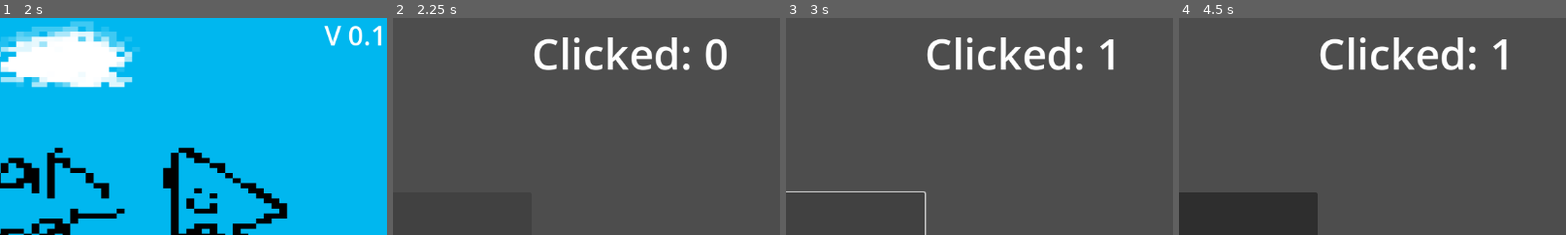
Above: before the commit, frames 1-4 (left to right).
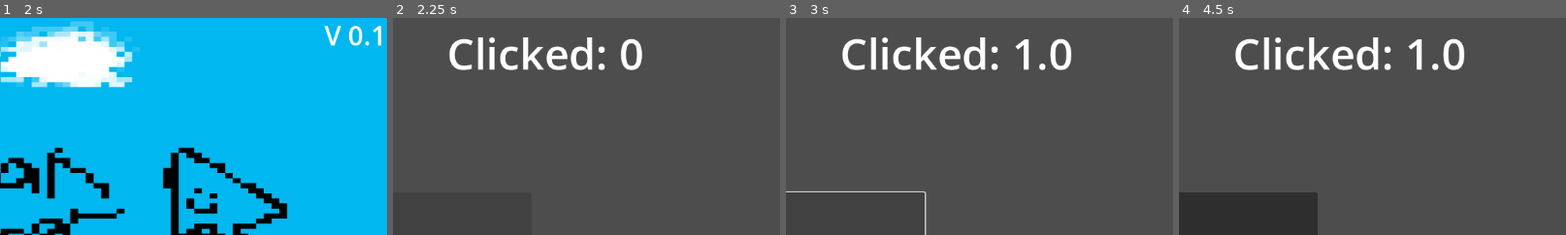
Above: after the commit, the same moments.

Repository: NotTacos2/interface-clicker
Game: Godot game, scene res://mainmenu.tscn
Same seed, same stepped clock (60 frames per second), same inputs: the game is played once before the commit and once after it.
Inputs:
- Up to frame 1 (2 s): click "Settings" at 0.5 s; click "Reset Save" at 1.25 s
- Up to frame 2 (2.25 s): click "Play" at 2 s
- Up to frame 3 (3 s): click "Click me!" at 2.75 s
- Up to frame 4 (4.5 s): click "Shop" at 3.5 s; click "Go Back" at 4.25 s
The pictures show only the part of the screen within x 50-100%, y 0-50%; the shares and areas given below are measured in that part.

Frame 1 is identical in both runs. In frame 2, 4.7% of the frame differs, in the area x 14-87%, y 8-25%; in frame 3, 4.4%; in frame 4, 4.4%.

Commit message:
today's devlog

Diff:
--- a/cities.gd
+++ b/cities.gd
@@ -14,6 +14,7 @@
 	$city.visible = false
 	$Label2.visible = false
 	$Button.visible = false
+	$Button3.visible = false
 	$Stock.visible = false
 	var save = config.load("user://clicker.cfg")
 	if save == OK:
@@ -23,7 +24,7 @@
 		loss = config.get_value("player", "profitloss")
 		stock = config.get_value("player", "stock")
 	$Label2.text = "Buildings profit: " + str(profit);
-	if city == 1:
+	if city == 1 || stock == 1:
 		$Label.visible = false
 		$city.visible = true
 		$Label2.visible = true
@@ -32,6 +33,7 @@
 		$Timer.timeout.connect(_giveprofit)
 	if stock == 1:
 		$Stock.visible = true
+		$Button3.visible = true
 
 func _goback():
 	get_tree().change_scene_to_file("res://control.tscn")
@@ -39,20 +41,20 @@
 func _giveprofit():
 	var random_float = randf()
 	if random_float < 0.99:
-		profit += 1
-		gain += 1
+		profit += 1 + (1 * stock)
+		gain += 1 + (1 * stock)
 		if stock == 1:
-			profit += 1
-			gain += 1
+			profit += 1 + (1 * stock)
+			gain += 1 + (1 * stock)
 	elif random_float < 0.95:
-		profit -= 2
-		loss += 2
+		profit -= 2 + (1 * stock)
+		loss += 2 + (1 * stock)
 	elif random_float < 0.99:
-		profit += 20
-		gain += 20
+		profit += 20 + (1 * stock)
+		gain += 20 + (1 * stock)
 	else:
-		profit -= 50
-		loss += 50
+		profit -= 50 + (1 * stock)
+		loss += 50 + (1 * stock)
 	config.set_value("player", "profit", profit)
 	config.set_value("player", "profittotal", gain)
 	config.set_value("player", "profitloss", loss)
--- a/cities.tscn
+++ b/cities.tscn
@@ -80,3 +80,12 @@
 position = Vector2(701, 409.625)
 scale = Vector2(0.3440246, 0.32248974)
 texture = ExtResource("5_63qm5")
+
+[node name="Button3" type="Button" parent="."]
+layout_mode = 0
+offset_left = 609.0
+offset_top = 209.0
+offset_right = 794.0
+offset_bottom = 253.0
+theme_override_font_sizes/font_size = 23
+text = "Manage Stocks"
--- a/citymanage.gd
+++ b/citymanage.gd
@@ -5,6 +5,7 @@
 var amount = 0
 var spent = 0
 var stock = 0
+var sold = 0
 
 # Called when the node enters the scene tree for the first time.
 func _ready() -> void:
@@ -14,6 +15,7 @@
 		amount = config.get_value("player", "score")
 		spent = config.get_value("player", "totalspent")
 		stock = config.get_value("player", "stock")
+		sold = config.get_value("player", "sold")
 
 	$Label2.text = "Clicked: " + str(amount)
 	$Button.pressed.connect(_goback)
@@ -35,7 +37,9 @@
 	if city == 1:
 		amount += 60
 		city -= 1
+		sold += 1
 		config.set_value("player", "score", amount)
+		config.set_value("player", "sold", sold)
 		config.set_value("player", "city", city)
 		config.save("user://clicker.cfg")
 	get_tree().change_scene_to_file("res://shop.tscn")
@@ -54,7 +58,9 @@
 
 func _sellstock():
 	amount += 100
+	sold += 1
 	config.set_value("player", "score", amount)
 	config.set_value("player", "stock", 0)
+	config.set_value("player", "sold", sold)
 	config.save("user://clicker.cfg")
 	$Label2.text = "Clicked: " + str(amount)
--- a/control.gd
+++ b/control.gd
@@ -5,8 +5,9 @@
 var item = 0
 var robot = 0
 var clicked = 0
-var cps = 0
 var rebirth = 0
+var city = 0
+var stock = 0
 var onetime = false
 
 # Called when the node enters the scene tree for the first time.
@@ -28,15 +29,17 @@
 		clicked = config.get_value("player", "clicked")
 		onetime = config.get_value("player", "onetime")
 		rebirth = config.get_value("player", "rebirth")
+		city = config.get_value("player", "city")
+		stock = config.get_value("player", "stock")
 
-	if robot == 1:
+	if robot >= 1:
 		$Timer.timeout.connect(_addpointforrobot)
 
-	if item == 1 && rebirth == 0:
+	if item >= 2 && rebirth == 0:
 		$Button6.visible = true
 		$Button6.pressed.connect(_rebirth)
 
-	if item == 1 && rebirth == 1:
+	if item >= 2 && rebirth == 1:
 		$Button6.visible = true
 		$Button6.pressed.connect(_rebirth)
 
@@ -62,24 +65,19 @@
 
 
 func _buttonpressed():
-	amount += 1
-	totalamount += 1
+	amount += 1 + (0.5 * rebirth)
+	totalamount += 1 + (0.5 * rebirth)
 	clicked += 1
-	cps += 1
 	if item == 1:
-		amount += 1
+		amount += 1 + (0.5 * rebirth)
 		totalamount += 1
 	if item == 2:
-		amount += 2
+		amount += 2 + (0.5 * rebirth)
 		totalamount += 2
-	if $Timer2.timeout:
-		cps += 0
-		print("work")
 	$Label2.text = "Clicked: " + str(amount);
 	config.set_value("player", "score", amount)
 	config.set_value("player", "totalscore", totalamount)
 	config.set_value("player", "clicked", clicked)
-	config.set_value("player", "cps", cps)
 	if clicked >= 1000:
 		if onetime == false: # IDK HOW ELSE TO FIX IT
 			config.set_value("player", "1000achievement", true)
@@ -121,13 +119,13 @@
 	var save = config.load("user://clicker.cfg")
 	if save == OK:
 		item = config.get_value("player", "golditem")
-	amount += 1
-	totalamount += 1
+	amount += 1 + (robot * 0.5) + (0.5 * rebirth)
+	totalamount += 1 + (robot * 0.5) + (0.5 * rebirth)
 	if item == 1:
-		amount += 1
+		amount += 1 + (robot * 0.5) + (0.5 * rebirth)
 		totalamount += 1
 	if item == 2:
-		amount += 2
+		amount += 2 + (robot * 0.5) + (0.5 * rebirth)
 		totalamount += 2
 	config.set_value("player", "score", amount)
 	config.set_value("player", "totalscore", totalamount)
--- a/control.tscn
+++ b/control.tscn
@@ -13,7 +13,7 @@
 
 [node name="Label2" type="Label" parent="."]
 layout_mode = 0
-offset_left = 783.0
+offset_left = 657.0
 offset_top = 8.0
 offset_right = 1391.0
 offset_bottom = 104.0
@@ -69,14 +69,15 @@
 
 [node name="Label" type="Label" parent="."]
 layout_mode = 0
-offset_left = 765.0
+offset_left = 628.0
 offset_top = 93.0
-offset_right = 1146.0
+offset_right = 1009.0
 offset_bottom = 140.0
 theme_override_font_sizes/font_size = 20
 text = "You have unlocked a new achievement."
 
 [node name="Timer2" type="Timer" parent="."]
+wait_time = 0.5
 autostart = true
 
 [node name="Button6" type="Button" parent="."]
--- a/mainmenu.gd
+++ b/mainmenu.gd
@@ -1,11 +1,38 @@
 extends Control
 
+var newplayer = true
+var config = ConfigFile.new()
 
 # Called when the node enters the scene tree for the first time.
 func _ready() -> void:
 	$Button.pressed.connect(_entergame)
 	$Button2.pressed.connect(_entersettings)
 	$Button3.pressed.connect(_exitgame)
+
+	var save = config.load("user://clicker.cfg")
+	if save == OK:
+		if !config.has_section("player") || !config.has_section_key("player", "newplayer"):
+			config.set_value("player", "newplayer", true)
+		newplayer = config.get_value("player", "newplayer")
+
+	if newplayer == true: #just in case if these saves are null
+		config.set_value("player", "score", 0)
+		config.set_value("player", "newplayer", false)
+		config.set_value("player", "golditem", 0)
+		config.set_value("player", "robot", 0)
+		config.set_value("player", "city", 0)
+		config.set_value("player", "profit", 0)
+		config.set_value("player", "totalscore", 0)
+		config.set_value("player", "totalspent", 0)
+		config.set_value("player", "rebirth", 0)
+		config.set_value("player", "sold", 0)
+		config.set_value("player", "stock", 0)
+		config.set_value("player", "clicked", 0)
+		config.set_value("player", "profittotal", 0)
+		config.set_value("player", "profitloss", 0)
+		config.set_value("player", "1000achievement", false)
+		config.set_value("player", "onetime", false)
+		config.save("user://clicker.cfg")
 
 func _exitgame():
 	get_tree().quit()
--- a/settings.gd
+++ b/settings.gd
@@ -19,7 +19,7 @@
 	config.set_value("player", "totalscore", 0)
 	config.set_value("player", "totalspent", 0)
 	config.set_value("player", "rebirth", 0)
-	config.set_value("player", "cps", 0)
+	config.set_value("player", "sold", 0)
 	config.set_value("player", "stock", 0)
 	config.set_value("player", "clicked", 0)
 	config.set_value("player", "profittotal", 0)
--- a/shop.gd
+++ b/shop.gd
@@ -22,7 +22,7 @@
 		$Button2.text = "Golden Clicker V2
 		                 (40 Clicks)"
 	if robot >= 1:
-		$Button3.text = "Upgrade Robot
+		$Button3.text = "Another Robot
 		                 (60 Clicks)"
 	if city == 1 || stock == 1:
 		$Button4.text = "Manage Buildings"
--- a/stats.gd
+++ b/stats.gd
@@ -7,7 +7,9 @@
 var loss = 0
 var city = 0
 var spent = 0
-var cps = 0
+var sold = 0
+var stock = 0
+var rebirth = 0
 
 # Called when the node enters the scene tree for the first time.
 func _ready() -> void:
@@ -21,20 +23,24 @@
 		loss = config.get_value("player", "profitloss")
 		spent = config.get_value("player", "totalspent")
 		city = config.get_value("player", "city")
-		cps = config.get_value("player", "cps")
+		sold = config.get_value("player", "sold")
+		stock = config.get_value("player", "stock")
+		rebirth = config.get_value("player", "rebirth")
 
 	$Label.text = "Total Clicked: " + str(total)
 	$Label2.text = "You Clicked: " + str(clicked)
 	$Label5.text = "Total Money Spent: " + str(spent)
-	$Label6.text = "CPS (Clicks Per Second): " + str(cps)
-	$Label6.visible = false
+	$Label7.text = "Rebirths: " + str(rebirth)
 	$Label3.visible = false
 	$Label4.visible = false
-	if city == 1:
+	$Label6.visible = false
+	if city == 1 || stock == 1:
 		$Label3.visible = true
 		$Label4.visible = true
+		$Label6.visible = true
 		$Label3.text = "Buildings Profit Earned: " + str(gain)
 		$Label4.text = "Buildings Profit Lost: " + str(loss)
+		$Label6.text = "Buildings sold: " + str(sold)
 
 func _goachievements():
 	get_tree().change_scene_to_file("res://achievements.tscn")
--- a/stats.tscn
+++ b/stats.tscn
@@ -76,9 +76,18 @@
 
 [node name="Label6" type="Label" parent="."]
 layout_mode = 0
-offset_left = 192.0
-offset_top = 341.0
-offset_right = 1048.0
-offset_bottom = 402.0
+offset_left = 184.0
+offset_top = 527.0
+offset_right = 1040.0
+offset_bottom = 588.0
 theme_override_font_sizes/font_size = 36
-text = "CPS (Clicks Per Second):"
+text = "Buildings Sold: "
+
+[node name="Label7" type="Label" parent="."]
+layout_mode = 0
+offset_left = 191.0
+offset_top = 335.0
+offset_right = 638.0
+offset_bottom = 400.0
+theme_override_font_sizes/font_size = 45
+text = "Rebirths: "
